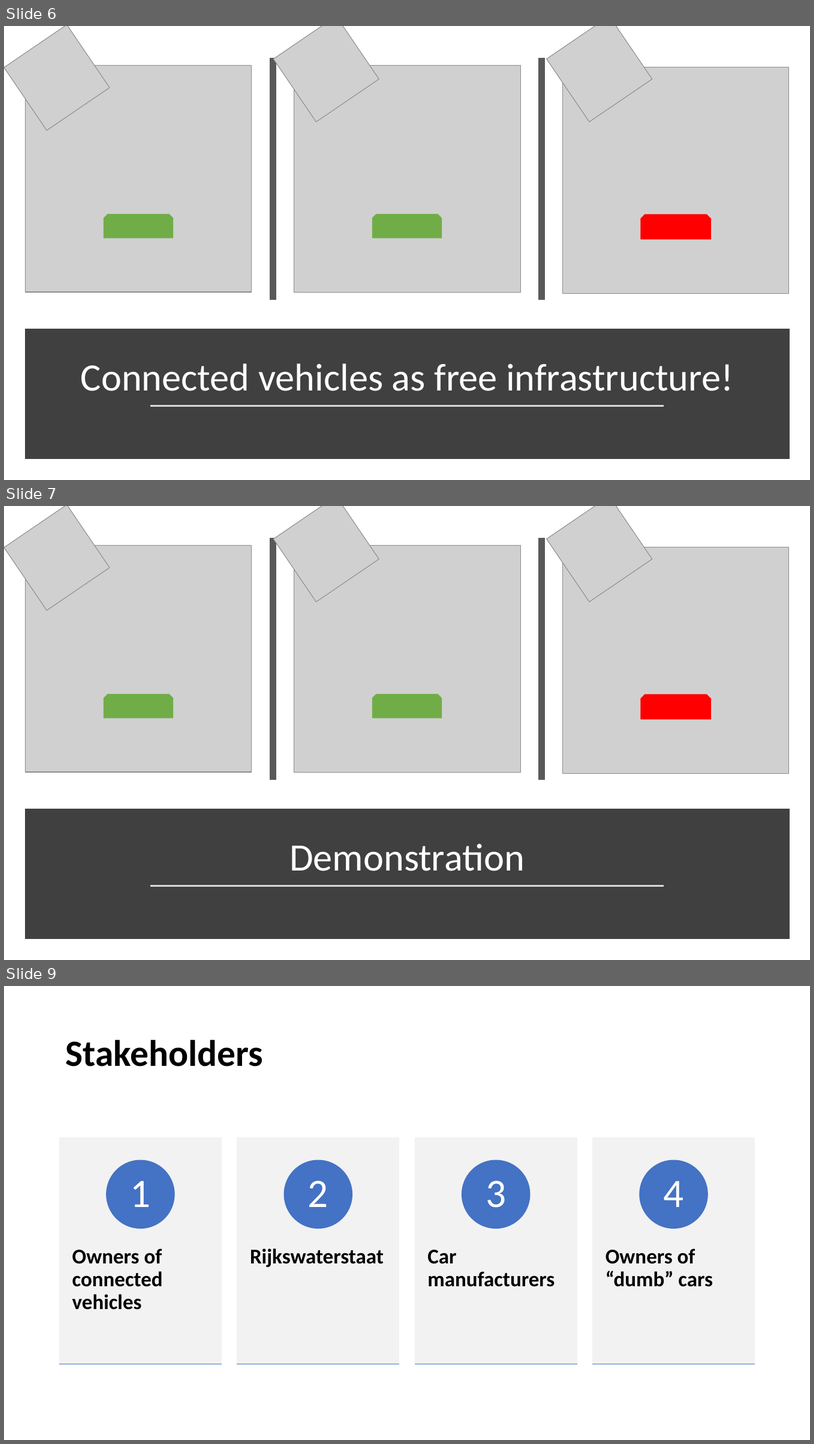
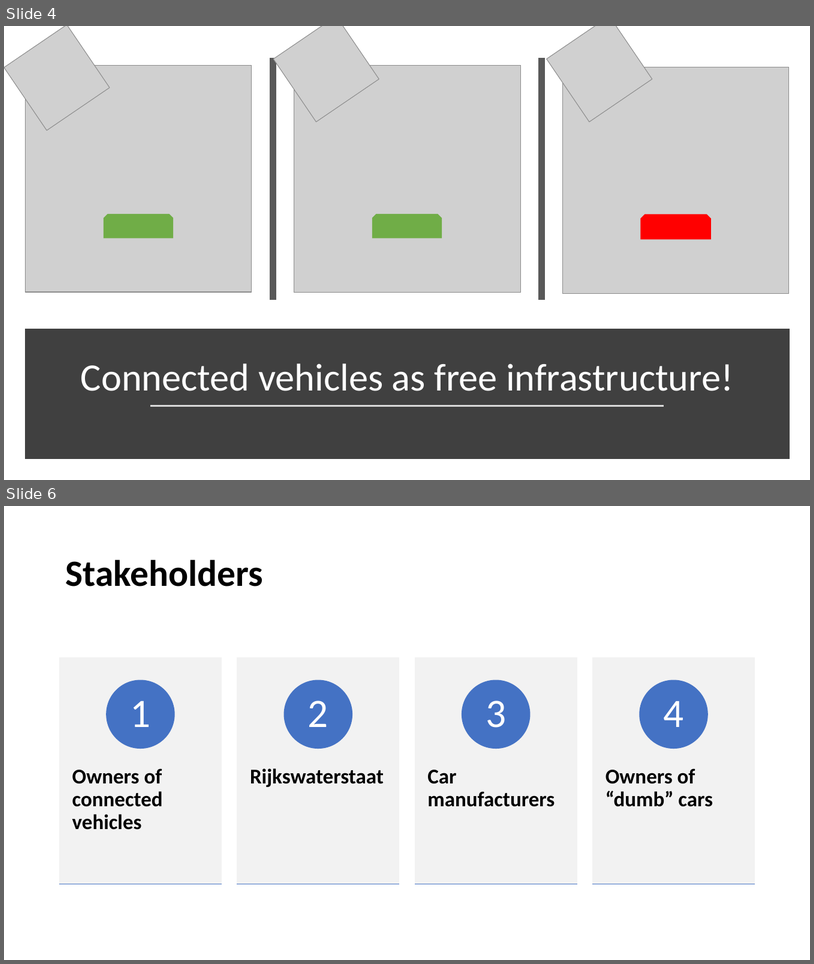
Before and after one commit to Quixotte/hacktheroad, a slide deck: pitch.pptx. Shown one above the other, each under a label of ours: slides 6, 7 and 9 before the commit, slides 4 and 6 after it; the slides between them are not shown. The pictures are 814x1444 and 814x964 pixels, drawn with LibreOffice and Linux fonts; fonts in the diff are those of the drawing; grey boxes stand for pictures. Boxes give left, top, right and bottom in pixels: in the first picture for what was removed or moved away, otherwise in the second. Text is boxed around its words. In the diff, an @@ line names an element or a change of style, - is before the commit and + after.

```diff
--- a/pitch.pptx
+++ b/pitch.pptx
@@ slide 7 removed at [4, 506, 810, 960], background #FFFFFF @@
@@ picture removed at [4, 506, 110, 610] @@
@@ picture removed at [273, 506, 380, 602] @@
@@ picture removed at [547, 506, 653, 602] @@
@@ line removed from (273, 537) to (273, 780) @@
@@ line removed from (542, 537) to (542, 780) @@
@@ picture removed at [25, 546, 252, 772] @@
@@ picture removed at [294, 546, 521, 772] @@
@@ picture removed at [563, 547, 789, 773] @@
@@ snip same rect removed at [104, 694, 173, 718] @@
@@ snip same rect removed at [372, 694, 442, 718] @@
@@ snip same rect removed at [642, 695, 711, 719] @@
@@ rectangle removed at [29, 813, 786, 935] @@
@@ title removed at [290, 843, 525, 871] @@
-Demonstration
@@ line removed from (150, 886) to (665, 886) @@
@@ what was slide 6 is now slide 4 @@
@@ what was slide 9 is now slide 6 @@
```
Also in this commit, not shown: 1 slide changed, 1 slide added, 3 other slides removed, 1 other file.
